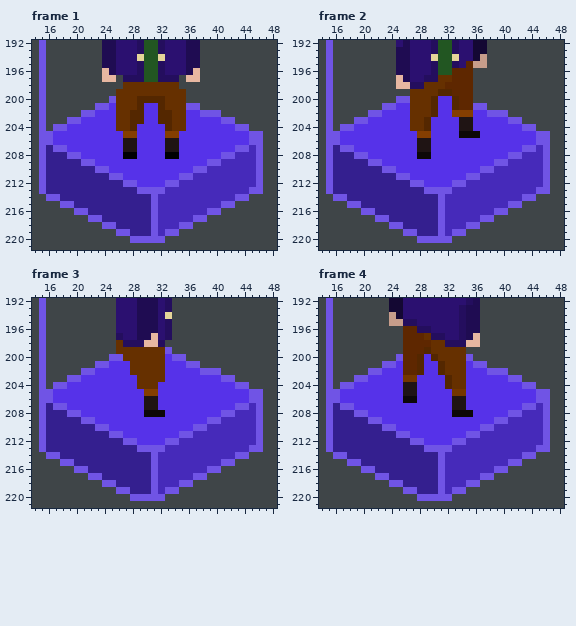
A pixel-art file gets an edit: Dibujo/Aseprite/Practicando/Jugador/Pruebas_Jugador.aseprite. The first picture shows the starting point.
360x230 pixels, 8 frames. Colours within 5 levels of each other are drawn and written as one. Shown: frame 1: x 14..48, y 192..221; frame 2: x 14..48, y 192..221; frame 3: x 14..48, y 192..221; frame 4: x 14..48, y 192..221. The commit also changed other frames or places, which this record leaves out.
Once edited:
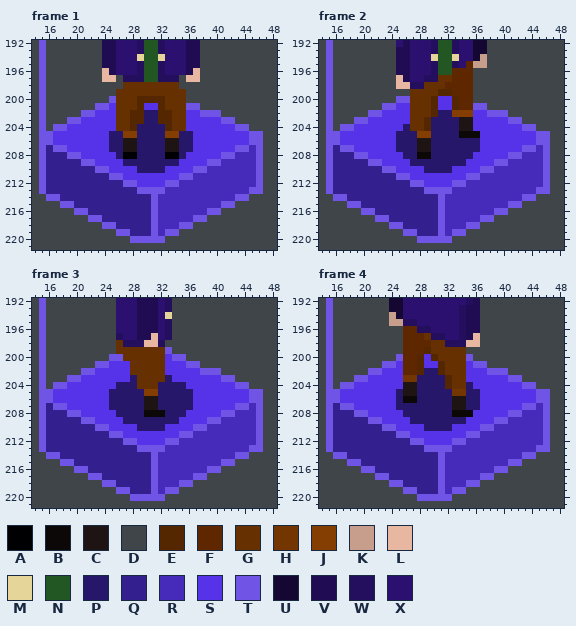
Palette (. is transparent): A #000002  B #0d0808  C #1f1414  D #3f4548  E #542700  F #5e2700  G #663000  H #733600  J #843e01  K #c79d8b  L #e7b7a1  M #e5d599  N #225622  P #27176a  Q #341f8f  R #462aba  S #5632e9  T #7054e5  U #140833  V #1f0c52  W #240e5e  X #2b1070
The author wrote: BackUp_Dibujo_011_Guerrero(no terminado)_Jugador
From old to new:
layer "Sombra" opacity 55% added
Frame 1, layer "Sombra":
y 202..203: x 30..31 SS -> PP
y 204: x 29..32 SSSS -> PPPP
y 205..207: x 25..26 SS -> PP; x 29..32 SSSS -> PPPP; x 35..36 SS -> PP
y 208: x 26 S -> P; x 29..32 SSSS -> PPPP; x 35 S -> P
y 209: x 27..34 SSSSSSSS -> PPPPPPPP
y 210: x 29..32 SSSS -> PPPP
Frame 2, layer "Sombra":
y 202: x 31..32 SS -> PP
y 203: x 30..33 SSSS -> PPPP
y 204: x 26 S -> P; x 30..33 SSSS -> PPPP
y 205: x 25..27 SSS -> PPP; x 30..33 SSSS -> PPPP
y 206..207: x 25..27 SSS -> PPP; x 30..36 SSSSSSS -> PPPPPPP
y 208: x 26..27 SS -> PP; x 30..35 SSSSSS -> PPPPPP
y 209: x 27..34 SSSSSSSS -> PPPPPPPP
y 210: x 29..32 SSSS -> PPPP
Frame 3, layer "Sombra":
y 203: x 28 S -> P; x 33 S -> P
y 204: x 26..28 SSS -> PPP; x 32..35 SSSS -> PPPP
y 205..207: x 25..29 SSSSS -> PPPPP; x 32..36 SSSSS -> PPPPP
y 208: x 26..29 SSSS -> PPPP; x 33..35 SSS -> PPP
y 209: x 27..34 SSSSSSSS -> PPPPPPPP
y 210: x 29..32 SSSS -> PPPP
Frame 4, layer "Sombra":
y 202: x 29..30 SS -> PP
y 203: x 28..31 SSSS -> PPPP
y 204: x 28..31 SSSS -> PPPP; x 35 S -> P
y 205..206: x 25 S -> P; x 28..32 SSSSS -> PPPPP; x 35..36 SS -> PP
y 207: x 25..32 SSSSSSSS -> PPPPPPPP; x 35..36 SS -> PP
y 208: x 26..32 SSSSSSS -> PPPPPPP
y 209: x 27..34 SSSSSSSS -> PPPPPPPP
y 210: x 29..32 SSSS -> PPPP
Pixel boxes of the changes (left, top, right, bottom) in both pictures:
changed: (109, 110, 193, 173)
changed: (396, 110, 480, 173)
changed: (109, 375, 193, 431)
changed: (396, 368, 480, 431)
